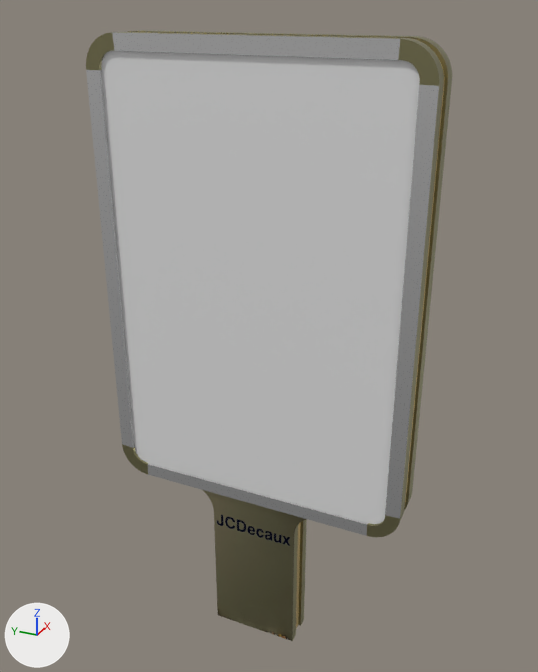
What one commit did to the Blender file Werbetafeln/blender/Werbetafel_rund.blend.
One viewpoint serves both versions: a 50 mm camera at (-2.23, -1.05, 2.48) aimed at (0.07, -0.01, 1.33). Arrows for +X, +Y and +Z are at lower left; the lights stay in place.

The first picture shows 'Fuss', 'Plakatfenster1.002', 'Plakatfenster1.003'.
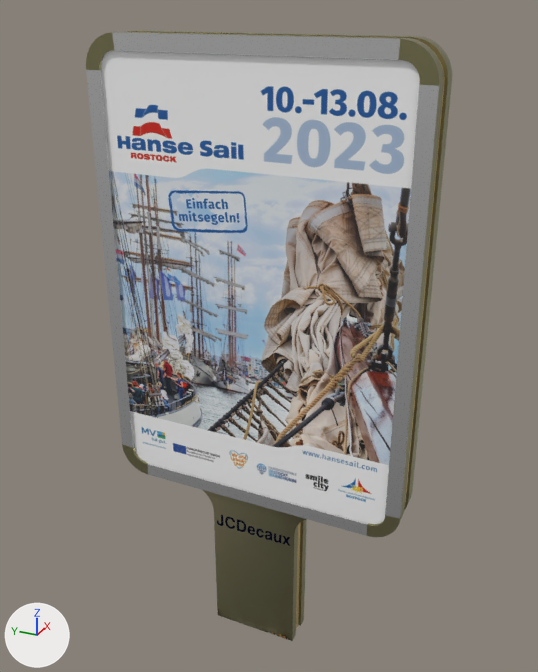
Where the change shows, as pixel boxes (x1, y1, x2, y2) in the pictures (538 x 672 px):
'Plakatfenster1.003', surface changed
    both: (99, 50, 421, 527)

What the commit changed:
Picture 'HanseSail-2023-Plakat.jpg.001' (img_hansesail_2023_plakat_jpg_001) is new.
In material 'HanseSail2023' (mat_hansesail2023), base_color is no longer (0.8, 0.8, 0.8), white #e7e7e7.
In material 'HanseSail2023' (mat_hansesail2023), texture is now set to img_hansesail_2023_plakat_jpg_001.
